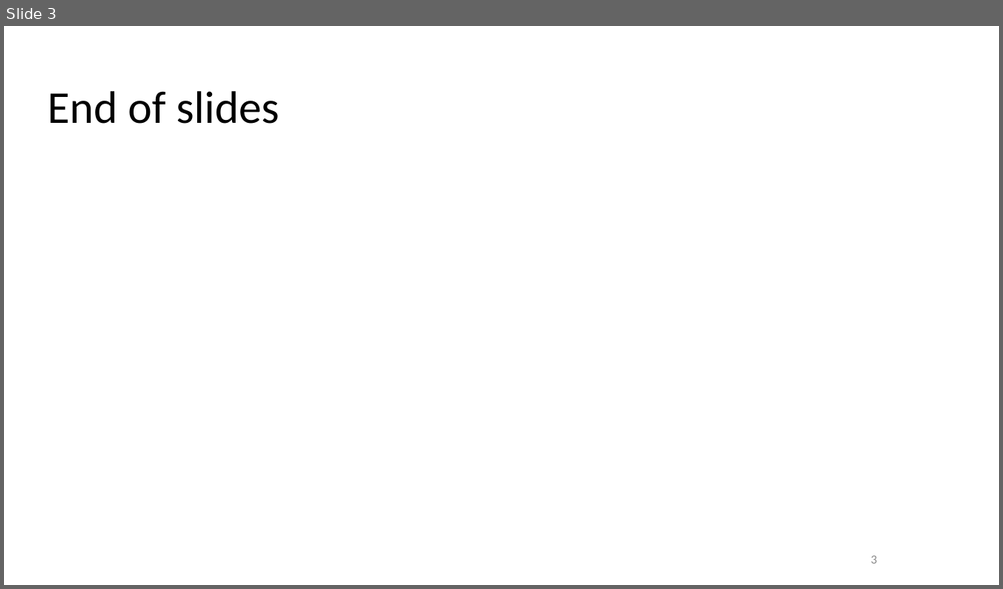
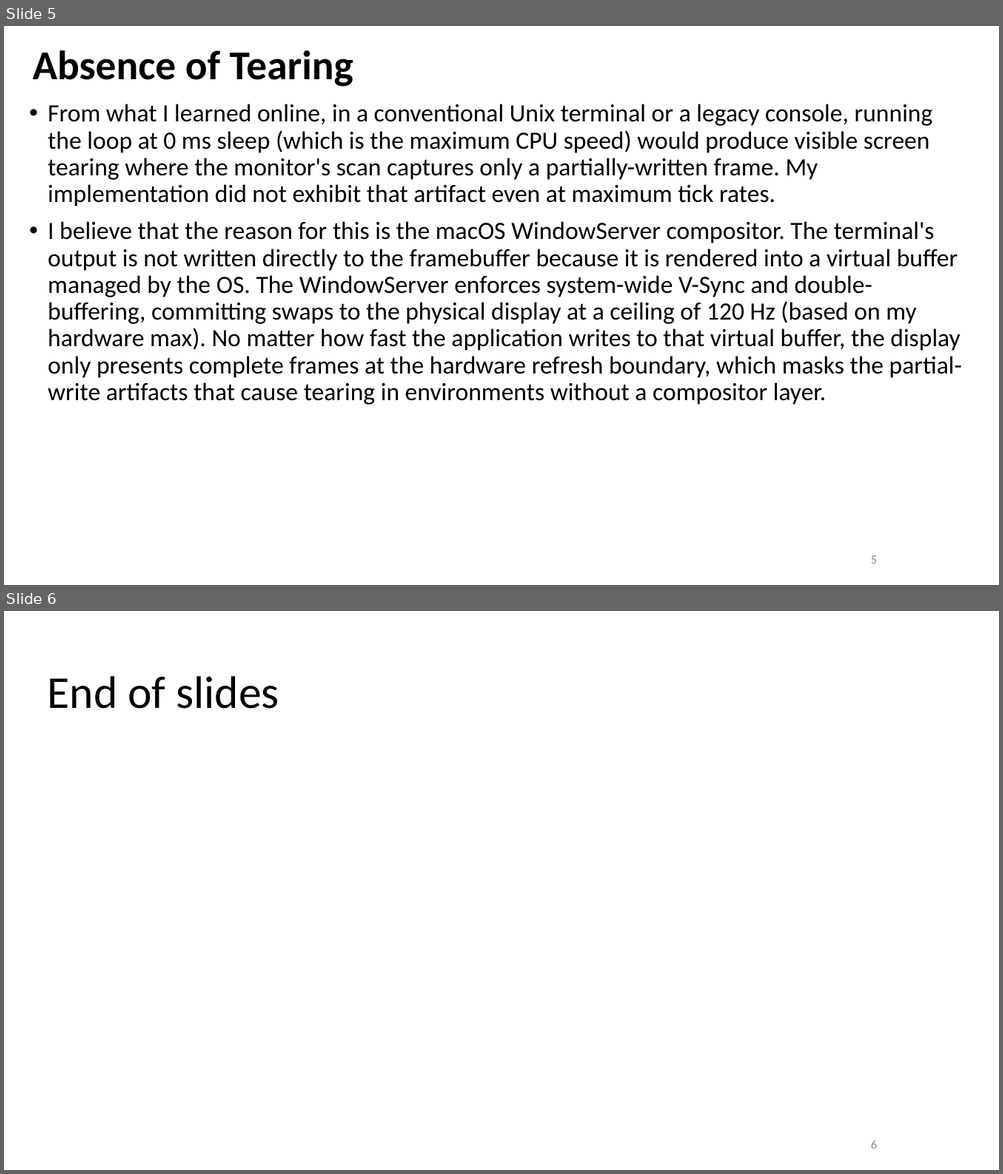
Before and after one commit to Criflar/marquee-console, a slide deck: CSOPESY - Marquee Console - Mangubat.pptx. Shown one above the other, each under a label of ours: slide 3 before the commit, slides 5 and 6 after it. The pictures are 1003x589 and 1003x1174 pixels, drawn with LibreOffice and Linux fonts; fonts in the diff are those of the drawing; background and template pictures are left out. Boxes give left, top, right and bottom in pixels: in the first picture for what was removed or moved away, otherwise in the second. Text is boxed around its words. In the diff, an @@ line names an element or a change of style, - is before the commit and + after.

```diff
--- a/CSOPESY - Marquee Console - Mangubat.pptx
+++ b/CSOPESY - Marquee Console - Mangubat.pptx
@@ slide 5 added at (4,26,999,585), background #FFFFFF @@
@@ title added at (33,50,353,87), 39.6 pt, text #000000, bold @@
+Absence of Tearing
@@ text added at (48,104,962,405), 24 pt, text #000000 @@
+• From what I learned online, in a conventional Unix terminal or a legacy console, running the loop at 0 ms sleep (which is the maximum CPU speed) would produce visible screen tearing where the monitor's scan captures only a partially-written frame. My implementation did not exhibit that artifact even at maximum tick rates.
+• I believe that the reason for this is the macOS WindowServer compositor. The terminal's output is not written directly to the framebuffer because it is rendered into a virtual buffer managed by the OS. The WindowServer enforces system-wide V-Sync and double-buffering, committing swaps to the physical display at a ceiling of 120 Hz (based on my hardware max). No matter how fast the application writes to that virtual buffer, the display only presents complete frames at the hardware refresh boundary, which masks the partial-write artifacts that cause tearing in environments without a compositor layer.
@@ page number added at (871,556,876,564), 12 pt, text #8C8C8C @@
+5
@@ what was slide 3 is now slide 6 @@
@@ page number at (871,1141,876,1149): text changed @@
-3
+6
```
Also in this commit, not shown: 1 slide changed, 3 other slides added, 1 slide removed, 4 other files.
